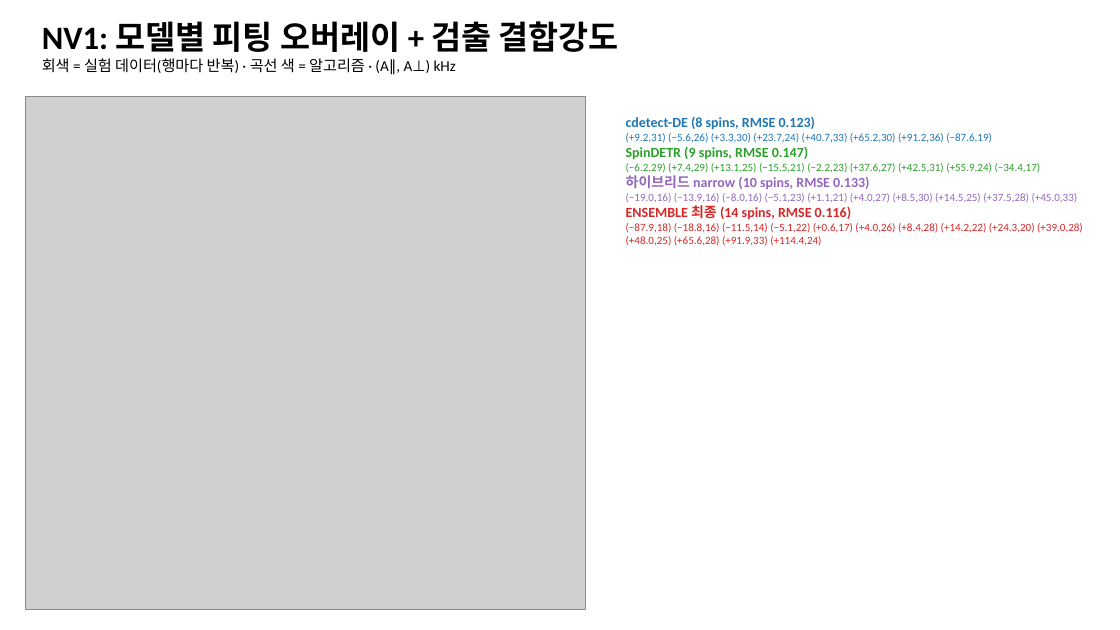
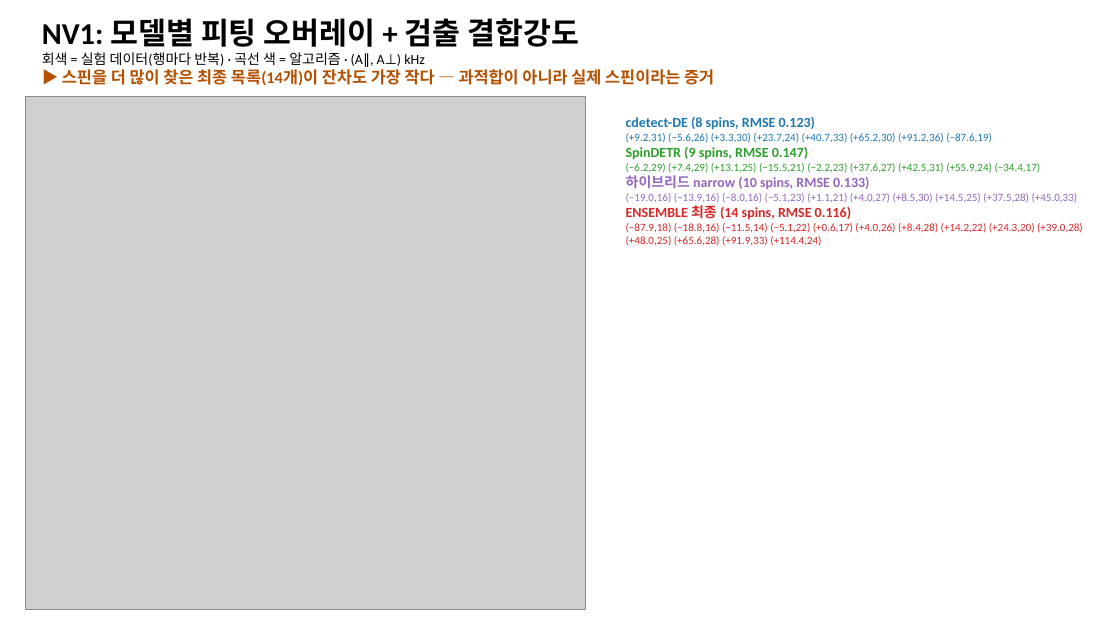
Before and after one commit to woodoleexdots/dl_cdetect, a slide deck: slide 8 of results/NV_C13_hybrid_slides.pptx (slide 7 before the commit). Drawn at 1120x630 pixels with LibreOffice and Linux fonts; fonts in the diff are those of the drawing; grey boxes stand for pictures. Boxes give left, top, right and bottom in pixels: in the first picture for what was removed or moved away, otherwise in the second. Text is boxed around its words. In the diff, an @@ line names an element or a change of style, - is before the commit and + after.

```diff
--- a/results/NV_C13_hybrid_slides.pptx
+++ b/results/NV_C13_hybrid_slides.pptx
@@ text at <box>42,18,579,66</box>: size 28 to 26 pt in "NV1: 모델별 피팅 오버레이 + 검출 결합강도"; size 13 to 12 pt in "회색 = 실험 데이터(행마다 반복) · 곡선 ..." @@
@@ text at <box>62,69,714,86</box>: paragraph added @@
+▶ 스핀을 더 많이 찾은 최종 목록(14개)이 잔차도 가장 작다 — 과적합이 아니라 실제 스핀이라는 증거
```
Also in this commit, not shown: 9 other slides changed, 1 slide added, 5 other files.
